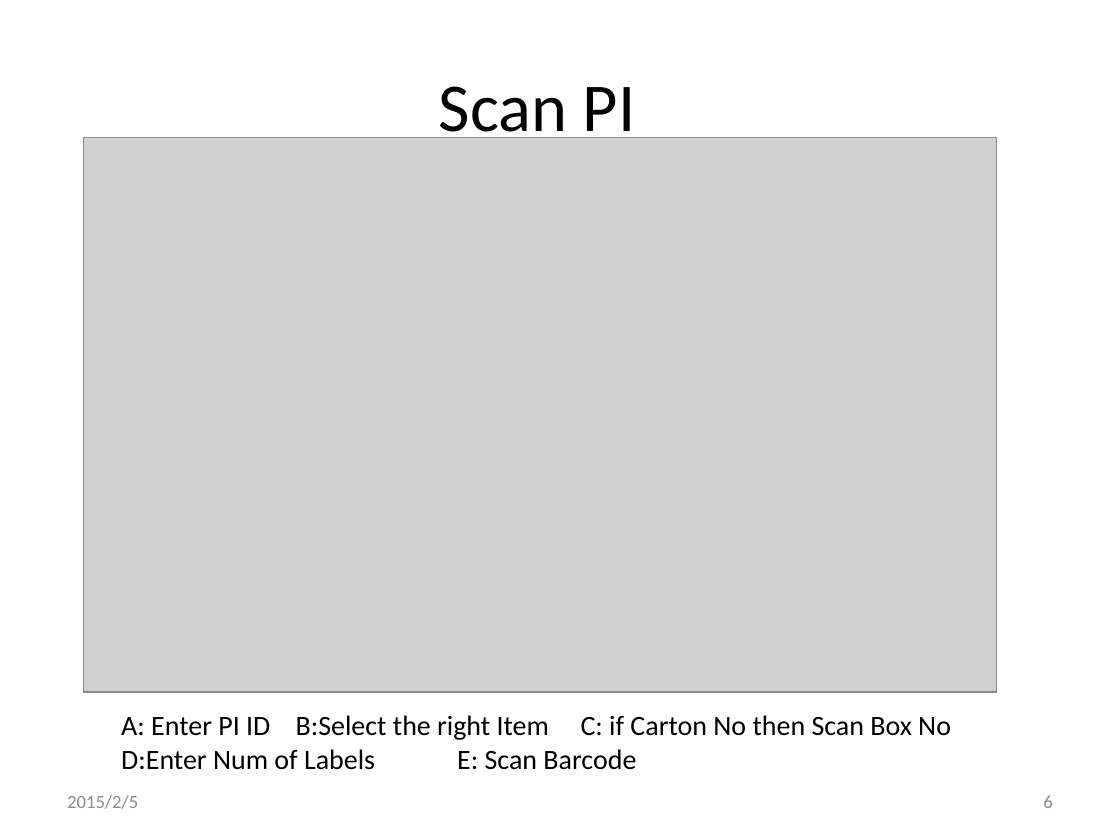
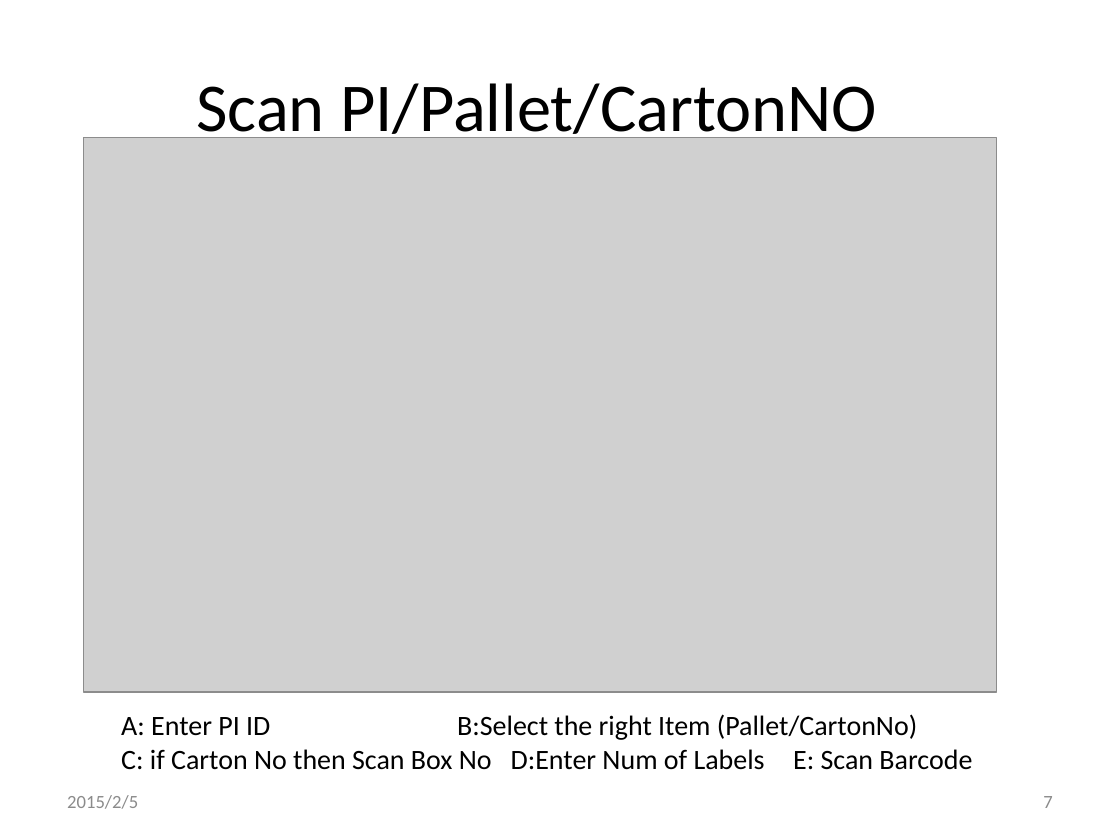
Before and after one commit to xlgwr/WHOperation, a slide deck: slide 7 of dbinit/Print PIMS label User Manual.pptx (slide 6 before the commit). Drawn at 1120x840 pixels with LibreOffice and Linux fonts; fonts in the diff are those of the drawing; grey boxes stand for pictures; background and template pictures are left out. Boxes give left, top, right and bottom in pixels: in the first picture for what was removed or moved away, otherwise in the second. Text is boxed around its words. In the diff, an @@ line names an element or a change of style, - is before the commit and + after.

```diff
--- a/dbinit/Print PIMS label User Manual.pptx
+++ b/dbinit/Print PIMS label User Manual.pptx
@@ title at (196,83,877,147): text changed @@
-Scan PI
+Scan PI/Pallet/CartonNO
@@ text at (121,714,972,770): text changed @@
-A: Enter PI ID B:Select the right Item C: if Carton No then Scan Box No
-D:Enter Num of Labels E: Scan Barcode
+A: Enter PI ID B:Select the right Item (Pallet/CartonNo)
+C: if Carton No then Scan Box No D:Enter Num of Labels E: Scan Barcode
@@ page number at (1043,796,1052,808): text changed @@
-6
+7
```
Also in this commit, not shown: 2 other slides changed, 3 slides added, 2 other files.
